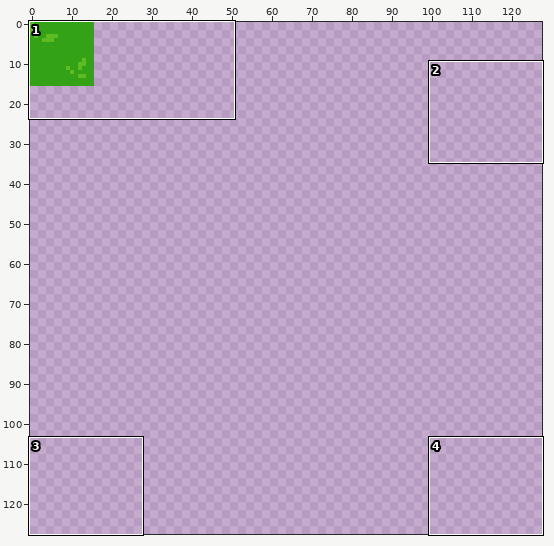
One commit to this pixel-art file: resources/spritesheets/Terrain Tiles.aseprite. Above: a wide view before the commit, with the close-up outlined.
Close-up. The starting point:
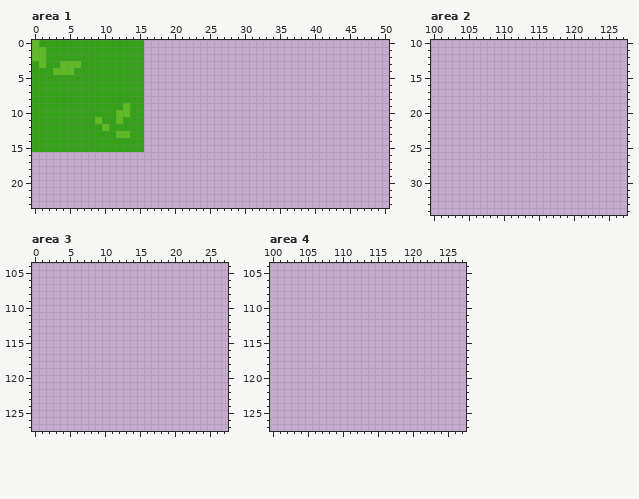
128x128 pixels, 1 frame. Shown: area 1: x 0..50, y 0..23; area 2: x 100..127, y 10..34; area 3: x 0..27, y 104..127; area 4: x 100..127, y 104..127.
Once edited:
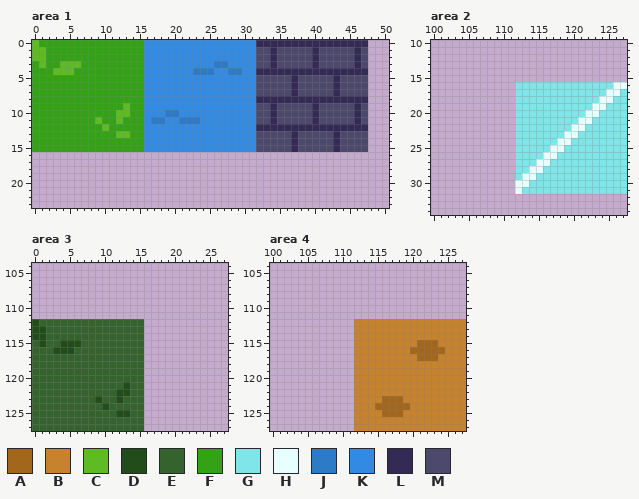
Palette (. is transparent): A #a2661c  B #c6822d  C #5ebb23  D #224d1b  E #35632d  F #34a217  G #7fe5e8  H #e7fffe  J #2d7ac6  K #338ae3  L #332a55  M #4c496c
The edit:
Changed rows in their new state; - is an unchanged pixel.
Area 1:
first column x 16:
 0 KKKKKKKKKKKKKKKKLLLLLLLLLLLLLLLL
 1 KKKKKKKKKKKKKKKKMMLMMMMMLMMMMMLM
 2 KKKKKKKKKKKKKKKKMMLMMMMMLMMMMMLM
 3 KKKKKKKKKKJJKKKKMMLMMMMMLMMMMMLM
 4 KKKKKKKJJJKKJJKKLLLLLLLLLLLLLLLL
 5 KKKKKKKKKKKKKKKKMMMMMLMMMMMLMMMM
 6 KKKKKKKKKKKKKKKKMMMMMLMMMMMLMMMM
 7 KKKKKKKKKKKKKKKKMMMMMLMMMMMLMMMM
 8 KKKKKKKKKKKKKKKKLLLLLLLLLLLLLLLL
 9 KKKKKKKKKKKKKKKKMMLMMMMMLMMMMMLM
10 KKKJJKKKKKKKKKKKMMLMMMMMLMMMMMLM
11 KJJKKJJJKKKKKKKKMMLMMMMMLMMMMMLM
12 KKKKKKKKKKKKKKKKLLLLLLLLLLLLLLLL
13 KKKKKKKKKKKKKKKKMMMMMLMMMMMLMMMM
14 KKKKKKKKKKKKKKKKMMMMMLMMMMMLMMMM
15 KKKKKKKKKKKKKKKKMMMMMLMMMMMLMMMM
Area 2:
first column x 112:
16 GGGGGGGGGGGGGGHH
17 GGGGGGGGGGGGGHHG
18 GGGGGGGGGGGGHHGG
19 GGGGGGGGGGGHHGGG
20 GGGGGGGGGGHHGGGG
21 GGGGGGGGGHHGGGGG
22 GGGGGGGGHHGGGGGG
23 GGGGGGGHHGGGGGGG
24 GGGGGGHHGGGGGGGG
25 GGGGGHHGGGGGGGGG
26 GGGGHHGGGGGGGGGG
27 GGGHHGGGGGGGGGGG
28 GGHHGGGGGGGGGGGG
29 GHHGGGGGGGGGGGGG
30 HHGGGGGGGGGGGGGG
31 HGGGGGGGGGGGGGGG
Area 3:
first column x 0:
112 DEEEEEEEEEEEEEEE
113 DDEEEEEEEEEEEEEE
114 DDEEEEEEEEEEEEEE
115 EDEEDDDEEEEEEEEE
116 EEEDDDEEEEEEEEEE
117 EEEEEEEEEEEEEEEE
118 EEEEEEEEEEEEEEEE
119 EEEEEEEEEEEEEEEE
120 EEEEEEEEEEEEEEEE
121 EEEEEEEEEEEEEDEE
122 EEEEEEEEEEEEDDEE
123 EEEEEEEEEDEEDEEE
124 EEEEEEEEEEDEEEEE
125 EEEEEEEEEEEEDDEE
126 EEEEEEEEEEEEEEEE
127 EEEEEEEEEEEEEEEE
Area 4:
first column x 112:
112 BBBBBBBBBBBBBBBB
113 BBBBBBBBBBBBBBBB
114 BBBBBBBBBBBBBBBB
115 BBBBBBBBBAAABBBB
116 BBBBBBBBAAAAABBB
117 BBBBBBBBBAAABBBB
118 BBBBBBBBBBBBBBBB
119 BBBBBBBBBBBBBBBB
120 BBBBBBBBBBBBBBBB
121 BBBBBBBBBBBBBBBB
122 BBBBBBBBBBBBBBBB
123 BBBBAAABBBBBBBBB
124 BBBAAAAABBBBBBBB
125 BBBBAAABBBBBBBBB
126 BBBBBBBBBBBBBBBB
127 BBBBBBBBBBBBBBBB
Where, in picture pixels (left, top, right, bottom), the same in both close-ups:
added: (144, 40, 368, 152)
added: (515, 82, 627, 194)
added: (32, 319, 144, 431)
added: (354, 319, 466, 431)
